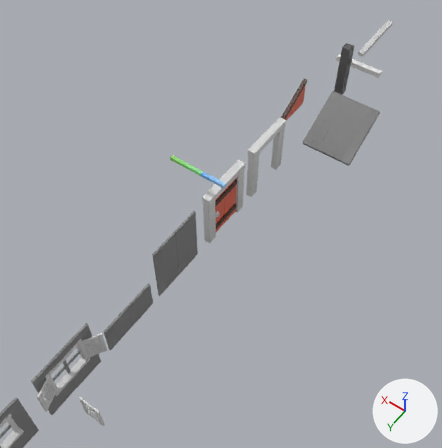
Two versions of the Blender file Project/Blender/HouseParts.blend, one commit apart.
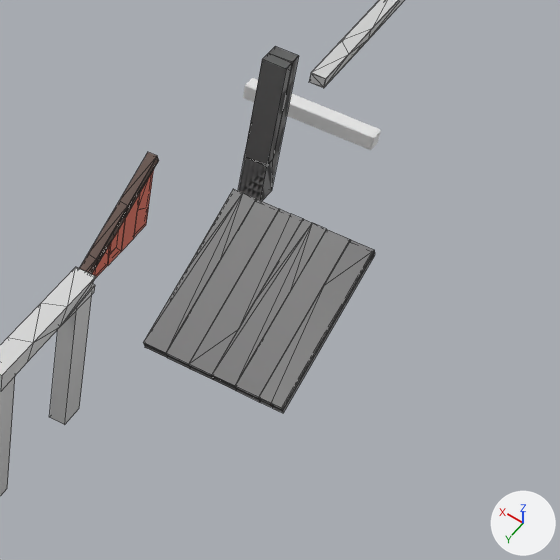
There are two pictures of each version: one from a 50 mm camera at (-27.34, 13.89, 14.34) aimed at (-20.51, 4.34, -0.67), one close up on the part from 58% to 100% of the width and 6% to 48% of the height. The axes (+X, +Y, +Z) are drawn at lower right. The lights are the same throughout. The close-ups show mesh edges as thin lines.

In view in the first close-up: 'Cube.001', 'Door_02.002', 'Door_02.003', 'Door_02.008', 'Roof_02.001', 'Roof_02.003', 'Wall.003'.
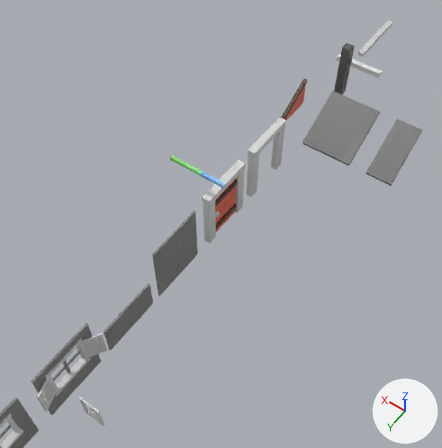
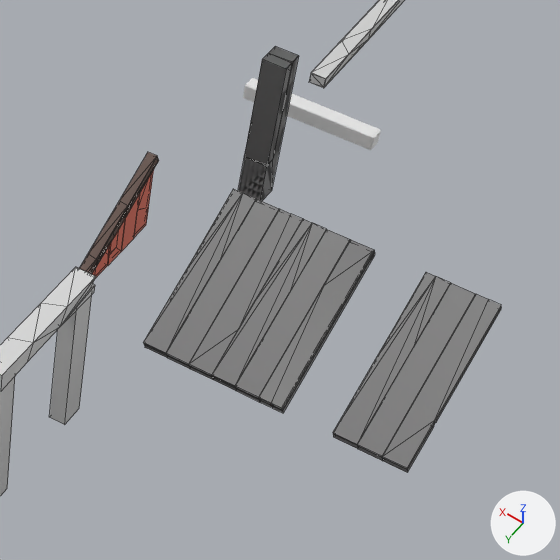
The change, as JSON lines over the scene's bpy script:
```json
{"op": "add", "block": "img_texture_01_png_004", "code": ["img_texture_01_png_004 = load_image('Texture_01.png.004', '../Assets/LowPolyAssetBundle/LowPolyDungeons/Textures/Texture_01.png', 1024, 1024, 'sRGB')"]}
{"op": "add", "block": "mat_material_01_003", "code": ["mat_material_01_003 = principled_material('Material_01.003')", "mat_material_01_003.texture = img_texture_01_png_004", "mat_material_01_003.roughness = 0.8"]}
{"op": "add", "block": "me_cube_009", "code": ["me_cube_009 = bpy.data.meshes.new('Cube.009')", "me_cube_009.from_pydata(...)  # 73 vertices, 76 faces; spans x -24.29..-23.43, y -1.1..0.68, z 0.17..1.25", "me_cube_009.materials.append(mat_material_01_003)  # picture img_texture_01_png_004"]}
{"op": "add", "block": "ob_door_02_007", "code": ["ob_door_02_007 = bpy.data.objects.new('Door_02.007', me_cube_009)", "ob_door_02_007.location = (0.0, 0.0, 0.0)"]}
```

What differs and where, as boxes (x1, y1, x2, y2) in the close-ups (560 x 560 px):
```json
{"object": "Door_02.007", "change": "added", "after": [333, 272, 501, 472]}
```
